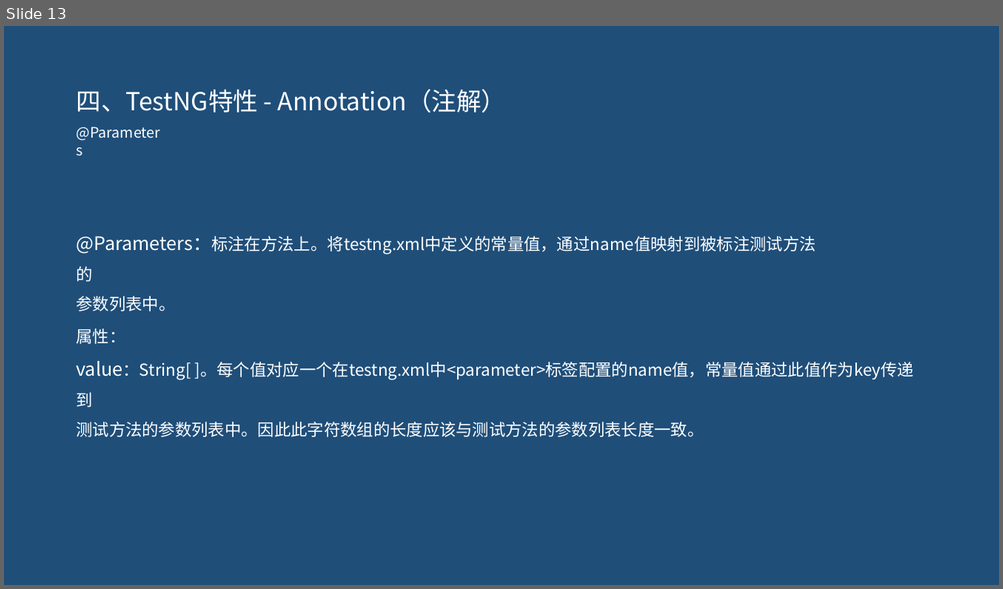
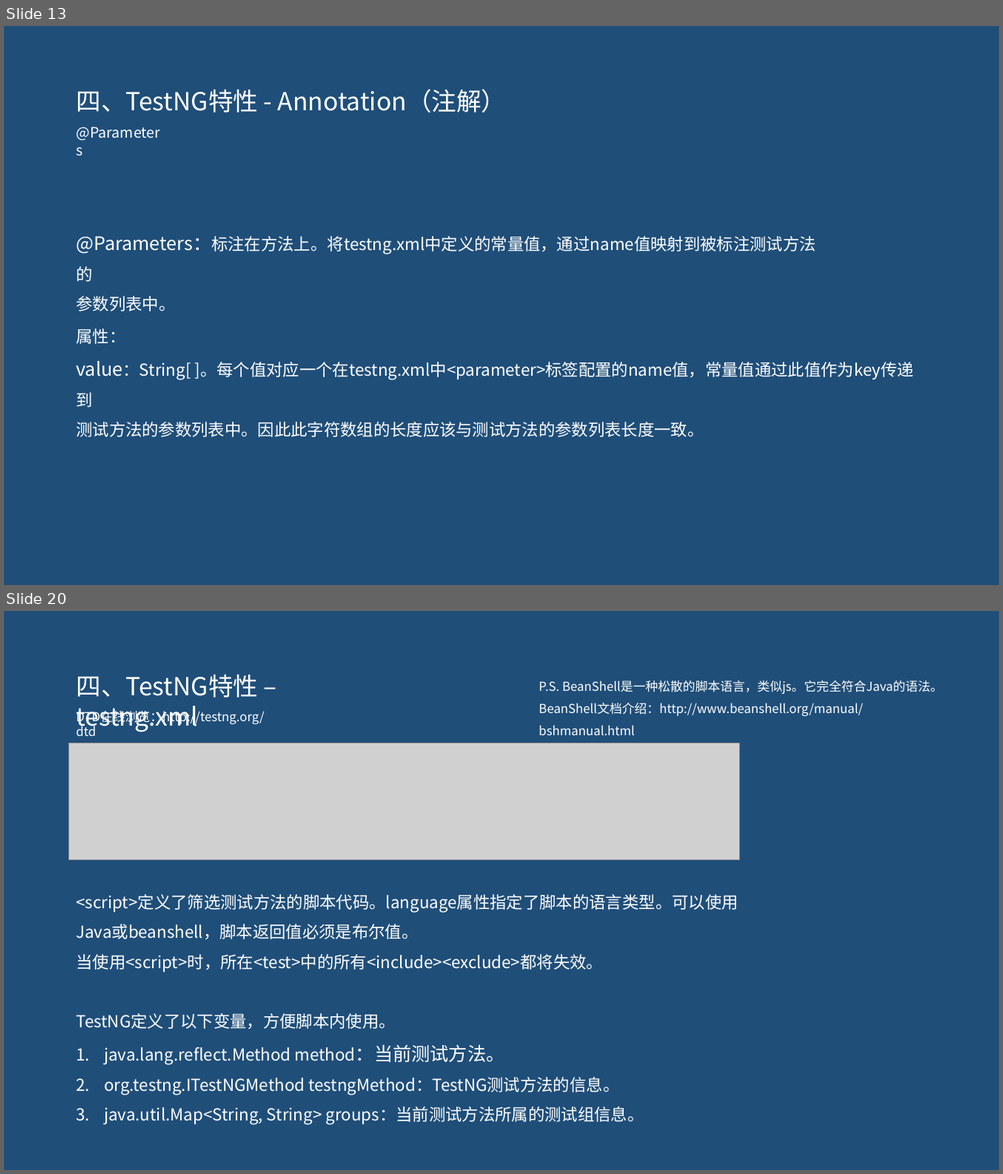
Before and after one commit to pertrichor/hello-testng, a slide deck: demo-server/doc/testNG介绍.pptx. Shown one above the other, each under a label of ours: slide 13 before the commit, slides 13 and 20 after it; the slides between them are not shown. The pictures are 1003x589 and 1003x1174 pixels, drawn with LibreOffice and Linux fonts; fonts in the diff are those of the drawing; grey boxes stand for pictures. Boxes give left, top, right and bottom in pixels: in the first picture for what was removed or moved away, otherwise in the second. Text is boxed around its words. In the diff, an @@ line names an element or a change of style, - is before the commit and + after.

```diff
--- a/demo-server/doc/testNG介绍.pptx
+++ b/demo-server/doc/testNG介绍.pptx
@@ slide 20 added at (4, 611, 999, 1170), background #1F4E79 @@
@@ text added at (76, 674, 258, 732), 24 pt, text #FFFFFF @@
+四、TestNG特性 – testng.xml
@@ text added at (538, 681, 942, 735), 12 pt, text #FFFFFF @@
+P.S. BeanShell是一种松散的脚本语言，类似js。它完全符合Java的语法。
+BeanShell文档介绍：http://www.beanshell.org/manual/bshmanual.html
@@ text added at (76, 709, 264, 736), 12 pt, text #FFFFFF @@
+DTD在线浏览：http://testng.org/dtd
@@ picture added at (69, 743, 740, 860) @@
@@ text added at (76, 894, 737, 1125), 16 pt, text #FFFFFF @@
+<script>定义了筛选测试方法的脚本代码。language属性指定了脚本的语言类型。可以使用
+Java或beanshell，脚本返回值必须是布尔值。
+当使用<script>时，所在<test>中的所有<include><exclude>都将失效。
+TestNG定义了以下变量，方便脚本内使用。
+1. java.lang.reflect.Method method：当前测试方法。
+2. org.testng.ITestNGMethod testngMethod：TestNG测试方法的信息。
+3. java.util.Map<String, String> groups：当前测试方法所属的测试组信息。
```
Also in this commit, not shown: 5 slides changed, 18 other slides added, 1 slide removed, 8 other files.
